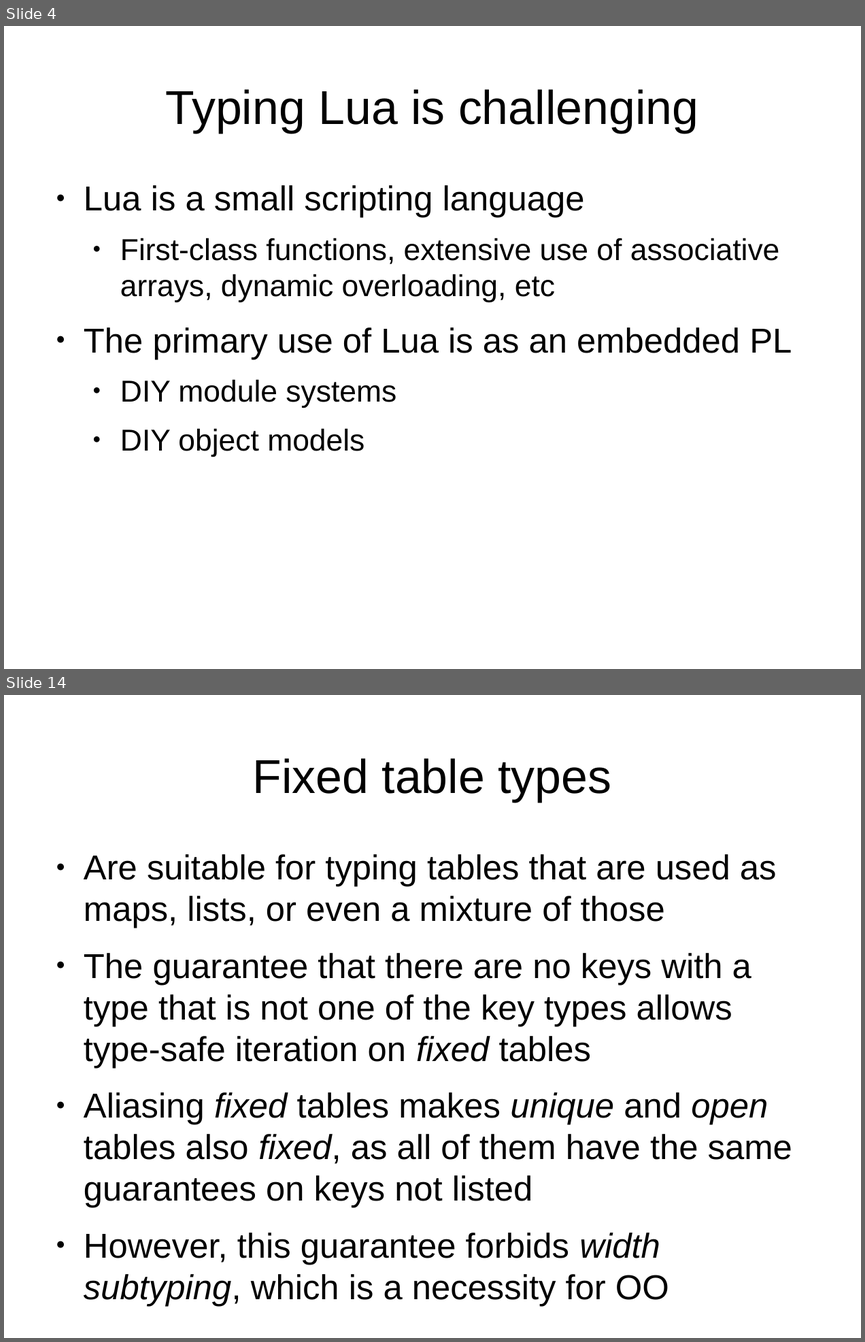
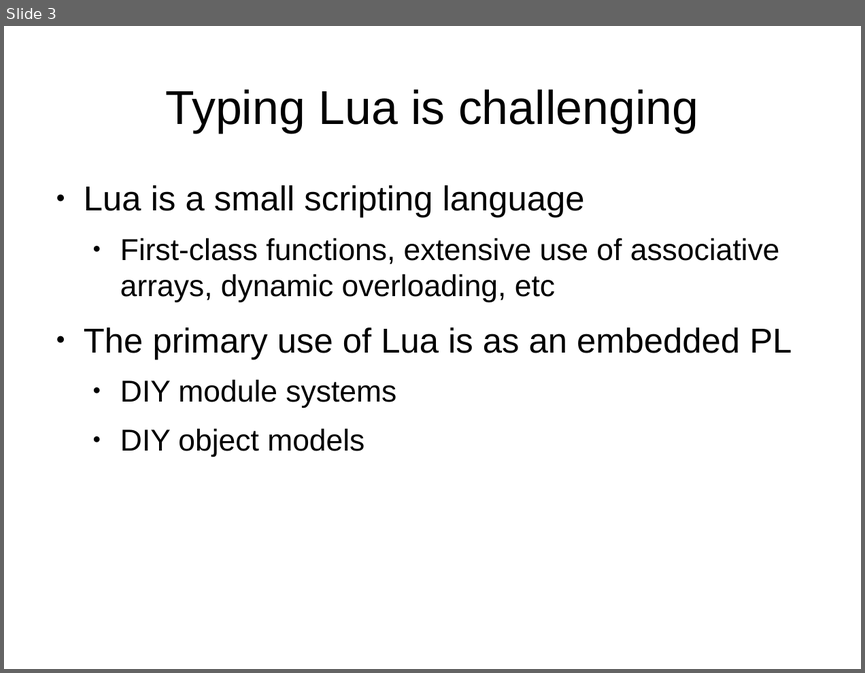
Before and after one commit to andremm/typedlua, a slide deck: doc/slides/dls2015.odp. Shown one above the other, each under a label of ours: slides 4 and 14 before the commit, slide 3 after it; the slides between them are not shown. The pictures are 865x1342 and 865x673 pixels, drawn with LibreOffice and Linux fonts; fonts in the diff are those of the drawing. Boxes give left, top, right and bottom in pixels: in the first picture for what was removed or moved away, otherwise in the second. Text is boxed around its words. In the diff, an @@ line names an element or a change of style, - is before the commit and + after.

Commit message:
Replacing text slides by example slides

```diff
--- a/doc/slides/dls2015.odp
+++ b/doc/slides/dls2015.odp
@@ slide 14 removed at (4,695,861,1338), background #FFFFFF @@
@@ title removed at (253,758,611,802) @@
-Fixed table types
@@ text removed at (84,854,792,1306) @@
-● Are suitable for typing tables that are used as maps, lists, or even a mixture of those
-● The guarantee that there are no keys with a type that is not one of the key types allows type-safe iteration on fixed tables
-● Aliasing fixed tables makes unique and open tables also fixed, as all of them have the same guarantees on keys not listed
-● However, this guarantee forbids width subtyping, which is a necessity for OO
@@ what was slide 4 is now slide 3 @@
```
Also in this commit, not shown: 8 slides changed, 2 slides added, 5 other slides removed.
